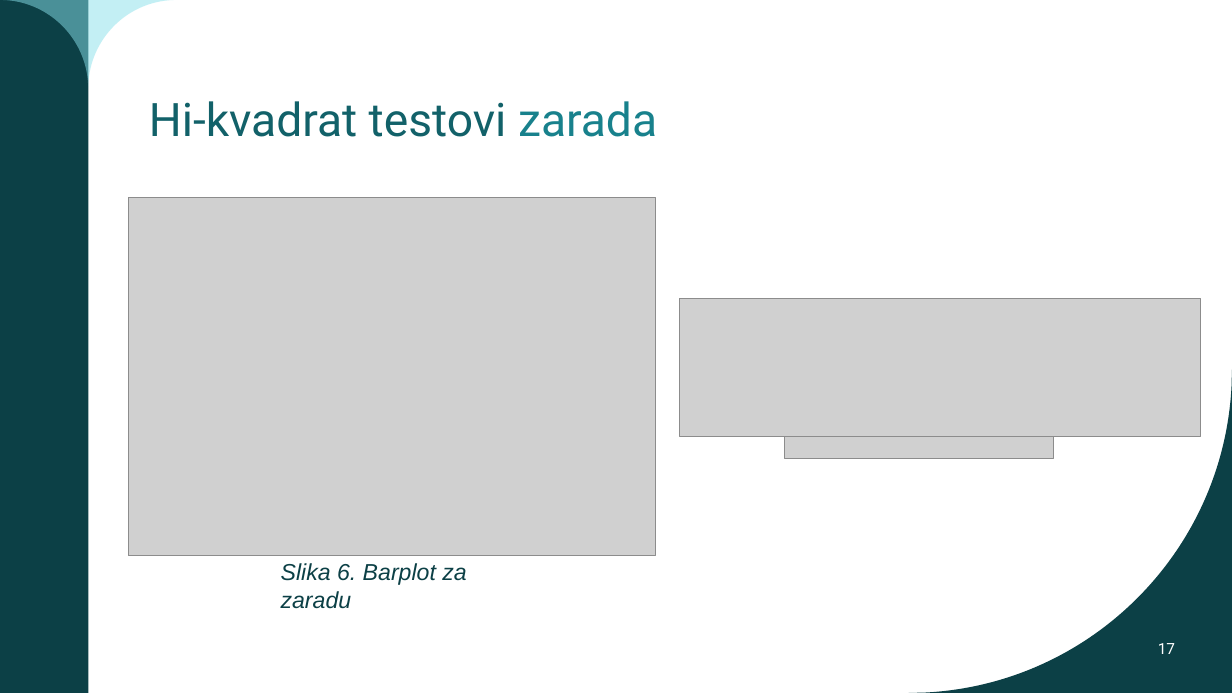
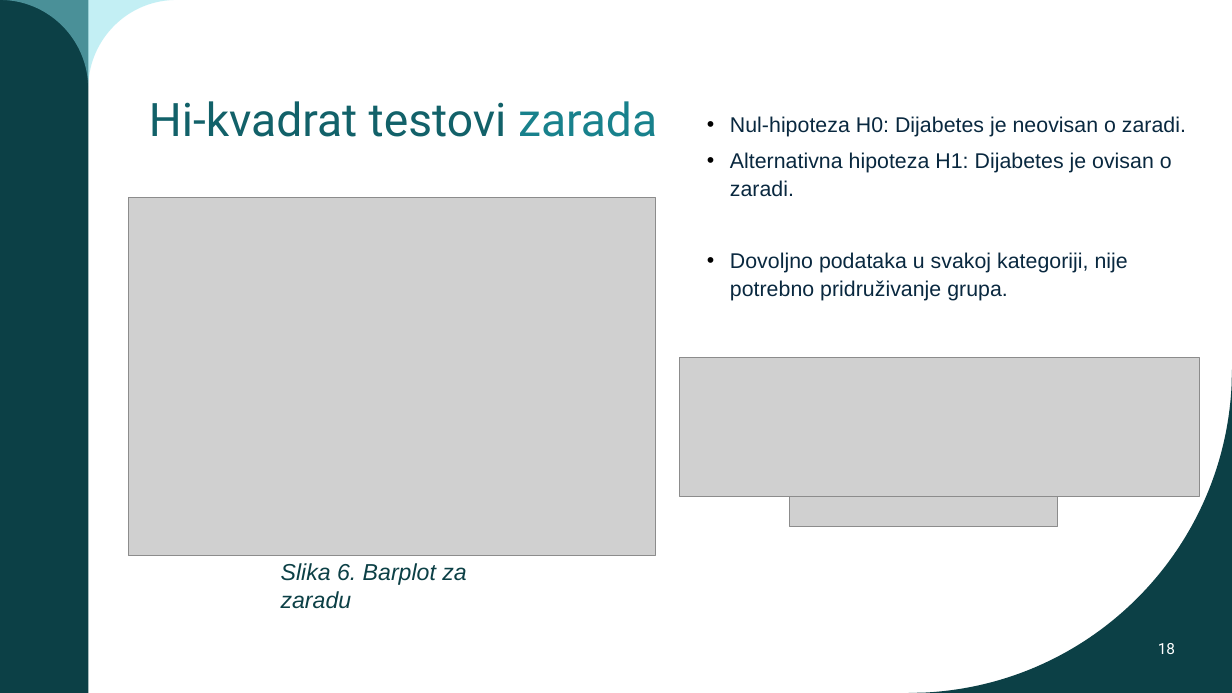
Before and after one commit to jfletcher20/diabetes-health-indicators-analysis, a slide deck: slide 18 of documentation/documentation.pptx (slide 17 before the commit). Drawn at 1232x693 pixels with LibreOffice and Linux fonts; fonts in the diff are those of the drawing; grey boxes stand for pictures; background and template pictures are left out. Boxes give left, top, right and bottom in pixels: in the first picture for what was removed or moved away, otherwise in the second. Text is boxed around its words. In the diff, an @@ line names an element or a change of style, - is before the commit and + after.

```diff
--- a/documentation/documentation.pptx
+++ b/documentation/documentation.pptx
@@ text added at <box>730,116,1186,301</box>, 16.6 pt, text #09283F @@
+• Nul-hipoteza H0: Dijabetes je neovisan o zaradi.
+• Alternativna hipoteza H1: Dijabetes je ovisan o zaradi.
+• Dovoljno podataka u svakoj kategoriji, nije potrebno pridruživanje grupa.
@@ picture: place and size @@
-picture at <box>680,299,1202,437</box>
+picture at <box>679,358,1201,496</box>
@@ picture: place and size @@
-picture at <box>785,320,1054,458</box>
+picture at <box>789,388,1058,527</box>
@@ page number at <box>1158,643,1175,654</box>: text changed @@
-17
+18
```
Also in this commit, not shown: 10 other slides changed, 1 slide added.
